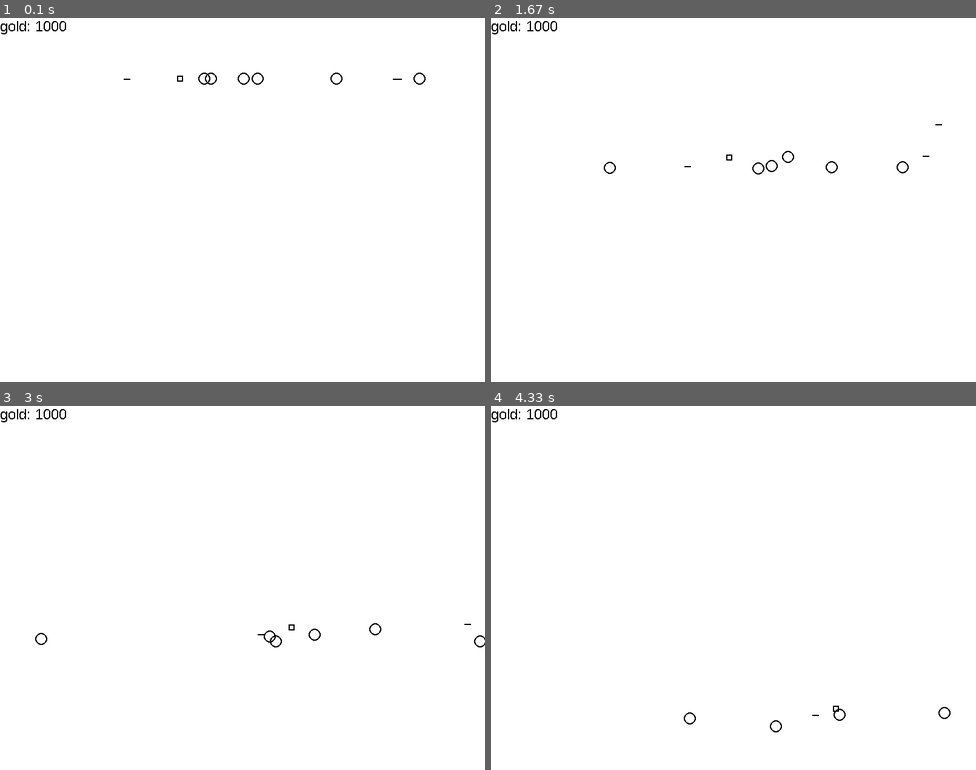
Above: before the commit, frames 1-4 (two rows, left to right).
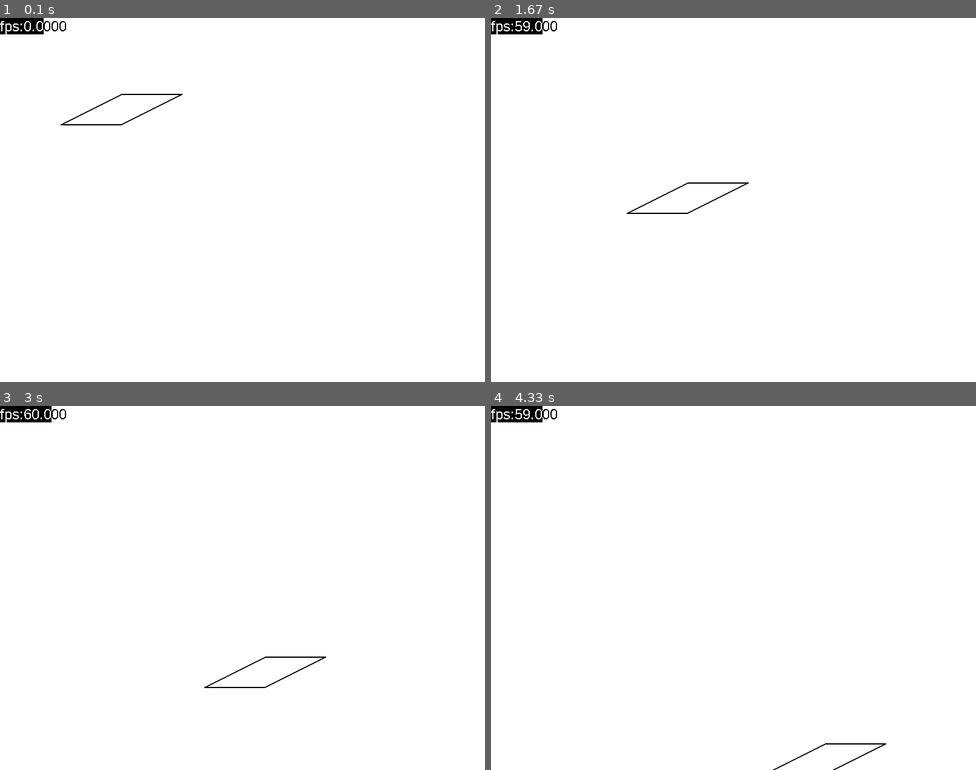
Above: after the commit, the same moments.

Repository: GendalfBlack/GB-PygameGameEngine
Game: pygame game, started from main.py
Same seed, same stepped clock (60 frames per second), same inputs: the game is played once before the commit and once after it.
Inputs:
- Up to frame 1 (0.1 s): no input
- Up to frame 2 (1.67 s): no input
- Up to frame 3 (3 s): no input
- Up to frame 4 (4.33 s): no input

The runs differ from the first frame. In frame 1, 0.6% of the frame differs, in the area x 0-88%, y 0-30%; in frame 2, 0.7%, in the area x 0-93%, y 0-54%; in frame 3, 0.7%; in frame 4, 0.6%.

Commit message:
Wired polygon component. "points" property holds pairs for points.

Diff:
--- a/Components.py
+++ b/Components.py
@@ -131,15 +131,43 @@
 
     def draw(self, screen):
         # print("SimpleShape draw")
+        pos = self._Owner.transform.position
         if self.shape == "circle":
-            pos = self._Owner.transform.position
             self.rect = eval("draw.circle(screen, self.color, pos, self.size, width=self.width)")
         elif self.shape == "square":
-            x = self._Owner.transform.position.x
-            y = self._Owner.transform.position.y
+            x = pos.x
+            y = pos.y
             rect = (x - self.size / 2, y - self.size / 2, self.size, self.size)
             self.rect = eval("draw.rect(screen, self.color, rect, width=self.width)")
         elif self.shape == "line":
-            x = self._Owner.transform.position.x
-            y = self._Owner.transform.position.y
+            x = pos.x
+            y = pos.y
             self.rect = eval("draw.line(screen, self.color, (x - self.size/2, y), (x + self.size/2, y), width=self.width)")
+
+
+class WiredPolygon(GraphicComponent):
+    def __init__(self):
+        self.points = None
+        self.color = (0, 0, 0)
+        self.width = 2
+        super(WiredPolygon, self).__init__("WiredPolygon")
+
+    def update(self):
+        pass
+
+    def draw(self, screen):
+        # print("WiredMesh draw")
+        pos = self._Owner.transform.position
+        for i in range(len(self.points)):
+            if i < len(self.points) - 1:
+                x1 = self.points[i][0] + pos.x
+                y1 = -self.points[i][1] + pos.y
+                x2 = self.points[i+1][0] + pos.x
+                y2 = -self.points[i+1][1] + pos.y
+                eval("draw.line(screen, self.color, (x1, y1), (x2, y2), width=self.width)")
+            else:
+                x1 = self.points[i][0] + pos.x
+                y1 = -self.points[i][1] + pos.y
+                x2 = self.points[0][0] + pos.x
+                y2 = -self.points[0][1] + pos.y
+                eval("draw.line(screen, self.color, (x1, y1), (x2, y2), width=self.width)")
--- a/GameEngine.py
+++ b/GameEngine.py
@@ -75,6 +75,7 @@
         self.update_holder = []
         self.update_holder.append(self.frameReference.tick)
         self.draw_holder = []
+        self.isFill = True
         self.ableCustomUpdate = True
 
         self.show_fps = False
@@ -85,7 +86,8 @@
             for e in p.event.get():
                 if e.type == p.QUIT:
                     running = False
-            self.screen.fill((255, 255, 255))
+            if self.isFill:
+                self.screen.fill((255, 255, 255))
             self._update()
 
             if self.show_fps:
--- a/main.py
+++ b/main.py
@@ -4,19 +4,21 @@
 game = GameEngine.Game()
 game.init("800x600")
 
+game.show_fps = True
+
 game.add_new_Resource("gold")
 game.resources["gold"].amount = 1000
 
-for i in range(10):
-    obj = game.add_new_GameObject()
-    obj.transform.position = (rnd.randint(100, 700), 100)
+points = [(0, 75), (100, 75), (0, 25), (-100, 25)]
+obj = game.add_new_GameObject()
+obj.transform.position = (200, 200)
 
-    obj.addComponent("SimpleShape")
-    obj.getComponent("SimpleShape").shape = rnd.choice(GameEngine.Game.SIMPLE_SHAPES)
+obj.addComponent("WiredPolygon")
+obj.getComponent("WiredPolygon").points = points
 
-    obj.addComponent("Physics2d")
-    obj.getComponent("Physics2d").applyForce((rnd.randint(-100,100),rnd.randint(-100,100)))
-    obj.getComponent("Physics2d").mass = rnd.randint(1,10)
-    obj.getComponent("Physics2d").gravity = True
+obj.addComponent("Physics2d")
+obj.getComponent("Physics2d").applyForce((rnd.randint(-100,100),rnd.randint(-100,100)))
+obj.getComponent("Physics2d").mass = rnd.randint(1,10)
+obj.getComponent("Physics2d").gravity = True
 
 game.run()
